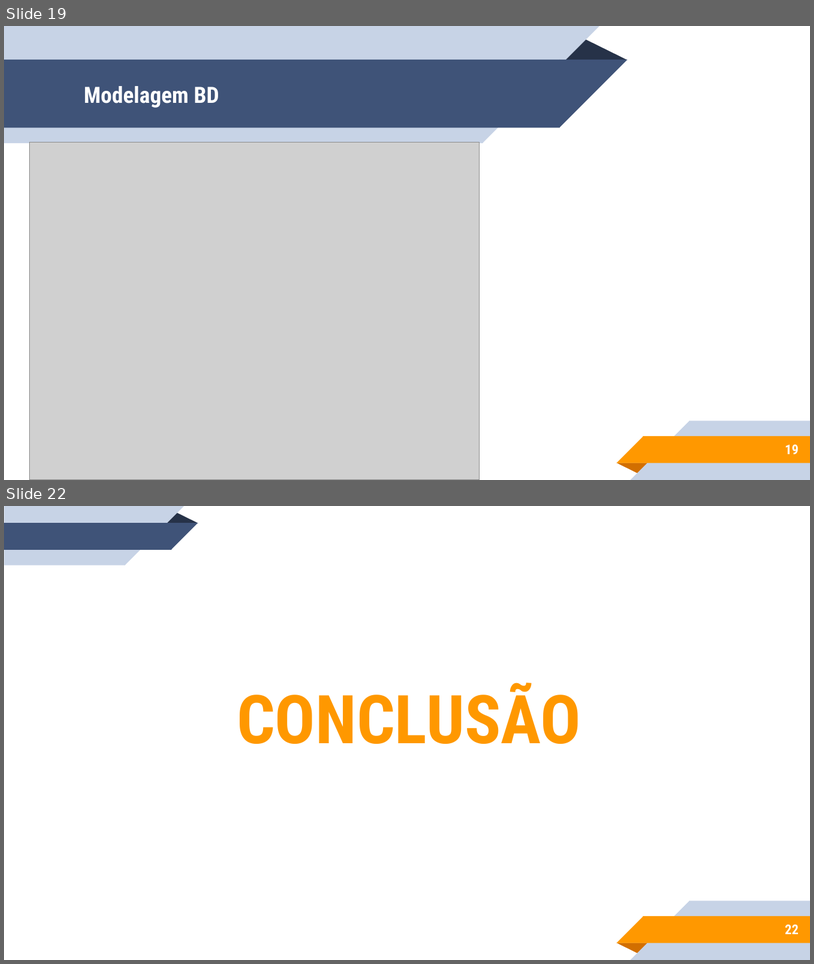
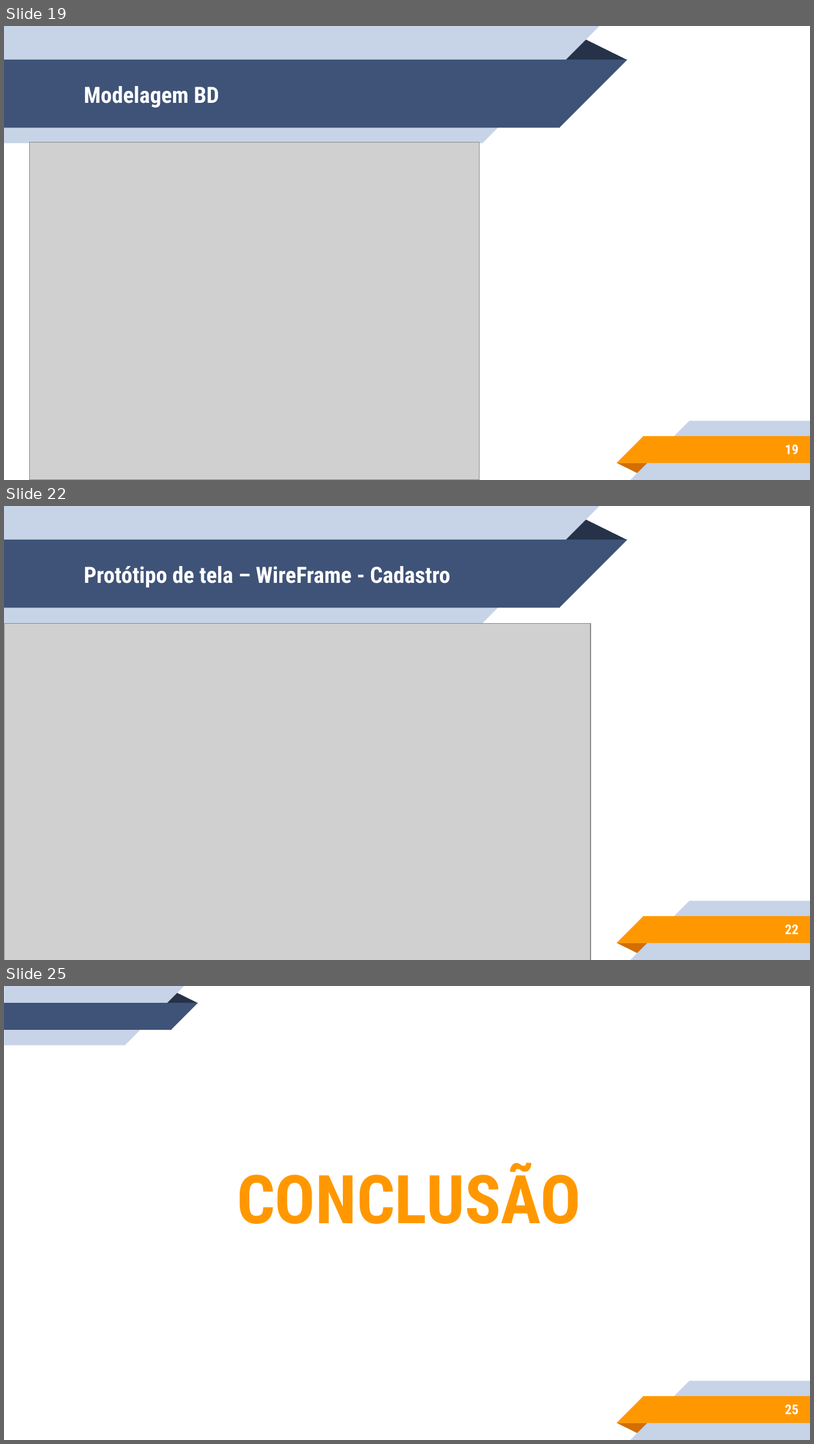
Before and after one commit to sergioetrindade/GRUPO-10-2ADSA, a slide deck: Documentação/ppts/Apresentação.pptx. Shown one above the other, each under a label of ours: slides 19 and 22 before the commit, slides 19, 22 and 25 after it; the slides between them are not shown. The pictures are 814x964 and 814x1444 pixels, drawn with LibreOffice and Linux fonts; fonts in the diff are those of the drawing; grey boxes stand for pictures. Boxes give left, top, right and bottom in pixels: in the first picture for what was removed or moved away, otherwise in the second. Text is boxed around its words. In the diff, an @@ line names an element or a change of style, - is before the commit and + after.

```diff
--- a/Documentação/ppts/Apresentação.pptx
+++ b/Documentação/ppts/Apresentação.pptx
@@ slide 22 added at box(4, 506, 810, 960), background #FFFFFF; not listed: 10 template elements that a slide beside it also shows @@
@@ title added at box(84, 566, 450, 588), 20 pt, text #FFFFFF, bold @@
+Protótipo de tela – WireFrame - Cadastro
@@ picture added at box(4, 623, 591, 960) @@
@@ page number added at box(785, 924, 799, 934), 12 pt, text #FFFFFF, bold @@
+22
@@ what was slide 22 is now slide 25 @@
@@ page number at box(785, 1404, 799, 1414): text changed @@
-22
+25
```
Also in this commit, not shown: 3 slides changed, 3 other slides added, 1 slide removed, 4 other files.
